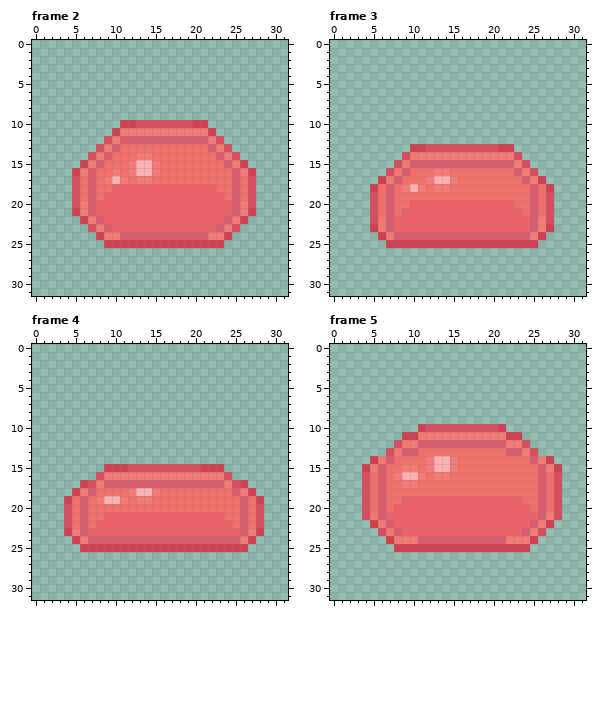
Two versions of one pixel-art file, Assets/Entities/Enemy/JellySlime/JellySlimeAll.ase. Above is the file before it was changed.
32x32 pixels, 11 frames. Shown: frame 2, frame 3, frame 4, frame 5. The commit also changed other frames, which this record leaves out.
Once edited:
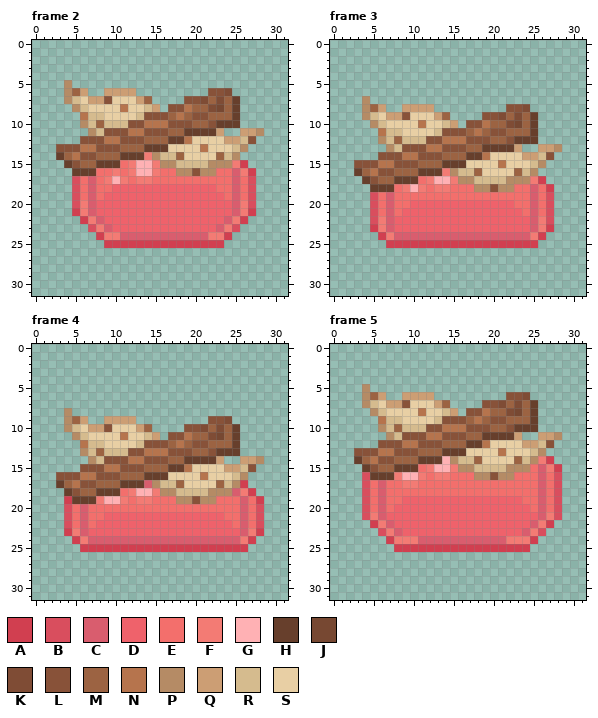
Palette (. is transparent): A #d13f50  B #d94e5e  C #d95d6e  D #ef626b  E #f36f6c  F #f37b74  G #ffb1b4  H #673f2c  J #774832  K #7f4c35  L #885239  M #9c6342  N #b6744d  P #b58b65  Q #cc9e74  R #d5bb8e  S #e8cfa4
The commit says: pandan and jelly slime implementations!
Diff:
layer "Base" now shown
Changed rows in their new state; - is an unchanged pixel.
Frame 2, layer "Spicy/Layer 2":
first column x 3:
 5 -P------------------------
 6 -PMQ--QQQQ---------LLK----
 7 -PRSQQLSSSQM----LLKMKMH---
 8 --PRSSSSNSSRQ-LLNMMKJMH---
 9 ---NRRSSSSRLLLMNMLLMMMH---
10 ---PRMRRRLLNNNLLLMMLHHH---
11 ----PRLLLNNLLLMMHHHHQ--QQP
12 ---LLLNNLLLMMMHHNSSSSQQRL-
13 LLLNNLLLMMMHHHSSSSNSSSRP--
14 HMNLLMMMHHH-PRRMSSSSMRP---
15 -HLMMHHH-----PPRRRRPPP----
16 --HHH----------PPLPP------
Frame 3, layer "Spicy/Layer 2":
first column x 3:
 7 -P------------------------
 8 -PMQ--QQQQ---------LLK----
 9 -PRSQQLSSSQM----LLKMKMH---
10 --PRSSSSNSSRQ-LLNMMKJMH---
11 ---NRRSSSSRLLLMNMLLMMMH---
12 ---PRMRRRLLNNNLLLMMLHHH---
13 ----PRLLLNNLLLMMHHHHQ--QQP
14 ---LLLNNLLLMMMHHNSSSSQQRL-
15 LLLNNLLLMMMHHHSSSSNSSSRP--
16 HMNLLMMMHHH-PRRMSSSSMRP---
17 -HLMMHHH-----PPRRRRPPP----
18 --HHH----------PPLPP------
Frame 4, layer "Spicy/Layer 2":
first column x 3:
 8 -P------------------------
 9 -PMQ--QQQQ---------LLK----
10 -PRSQQLSSSQM----LLKMKMH---
11 --PRSSSSNSSRQ-LLNMMKJMH---
12 ---NRRSSSSRLLLMNMLLMMMH---
13 ---PRMRRRLLNNNLLLMMLHHH---
14 ----PRLLLNNLLLMMHHHHQ--QQP
15 ---LLLNNLLLMMMHHNSSSSQQRL-
16 LLLNNLLLMMMHHHSSSSNSSSRP--
17 HMNLLMMMHHH-PRRMSSSSMRP---
18 -HLMMHHH-----PPRRRRPPP----
19 --HHH----------PPLPP------
Frame 5, layer "Spicy/Layer 2": the same change as frame 2
Changed places in both pictures, as pixel boxes (x1, y1, x2, y2):
changed: (56, 80, 264, 176)
changed: (354, 96, 562, 192)
changed: (56, 408, 264, 504)
changed: (354, 384, 562, 480)
